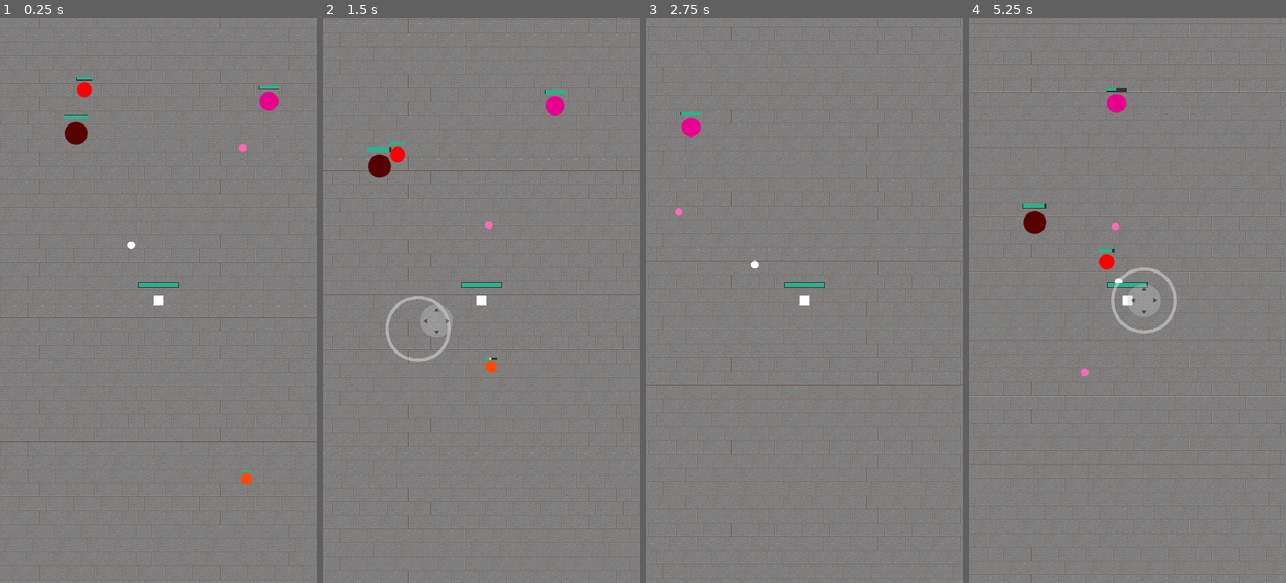
Above: before the commit, frames 1-4 (left to right).
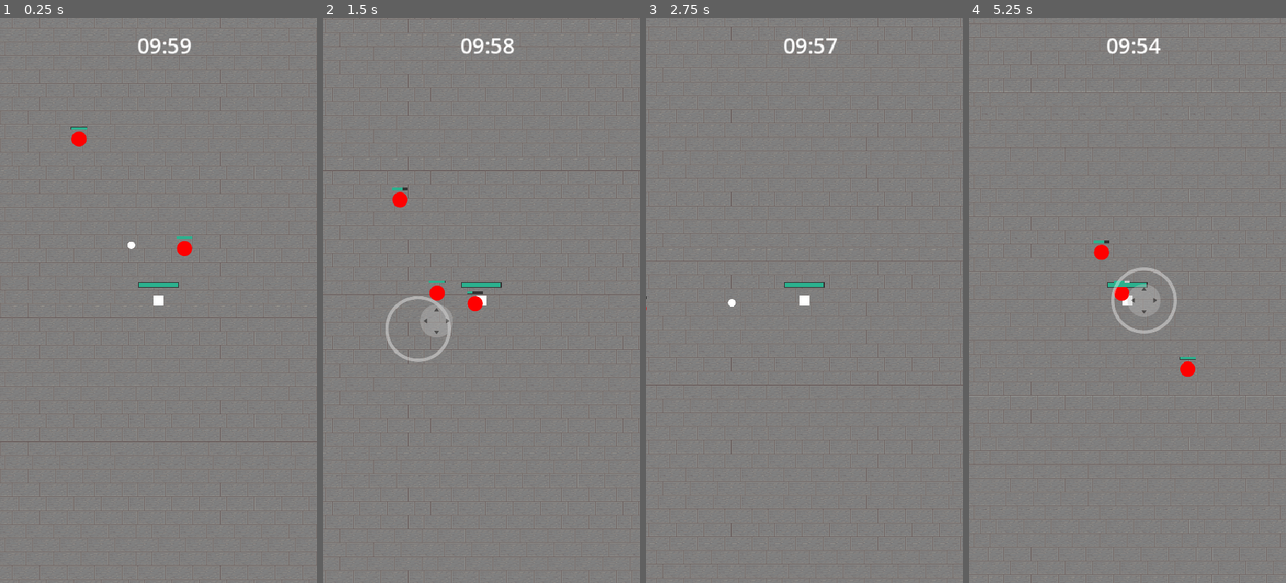
Above: after the commit, the same moments.

Repository: lucaswehmuth/zenrush
Game: Godot game, scene res://scenes/world.tscn
Two runs of this game, one before a commit and one after it. Both use one fixed random seed, a clock stepped at 60 frames per second and the inputs below.
Inputs (mouse positions are in pixels of both pictures, inside the frame that each line leads up to):
- Up to frame 1 (0.25 s): no input
- Up to frame 2 (1.5 s): move the mouse to (551, 272) at 0.52 s; hold D (move_right) 0.53-1.25 s; click (551, 272) at 0.67 s; drag from (418, 328) to (481, 300) at 1.27 s
- Up to frame 3 (2.75 s): move the mouse to (836, 176) at 2.02 s; hold D (move_right) from 2.03 s (still down)
- Up to frame 4 (5.25 s): release D (move_right) at 2.75 s; drag from (1111, 413) to (1010, 125) at 2.77 s; move the mouse to (1222, 385) at 3.52 s; hold A (move_left) 3.53-4.25 s; drag from (1032, 215) to (1140, 300) at 4.27 s; move the mouse to (1143, 300) at 5.02 s; hold S (move_down) from 5.03 s (still down); click (1143, 300) at 5.17 s

The runs differ from the first frame. In frame 1, 1.1% of the frame differs, in the area x 20-88%, y 3-83%; in frame 2, 1.4%, in the area x 14-77%, y 3-63%; in frame 3, 0.5%; in frame 4, 1.3%.

Commit message:
Improved spawn manager logic and added a 10min run timer

Diff:
--- a/scenes/enemies/base_enemy.tscn
+++ b/scenes/enemies/base_enemy.tscn
@@ -16,6 +16,7 @@
 scale = Vector2(0.2, 0.2)
 motion_mode = 1
 script = ExtResource("1_qf3h2")
+max_health = 30.0
 
 [node name="Sprite2D" type="Sprite2D" parent="." unique_id=957711389]
 modulate = Color(1, 0, 0, 1)
--- a/scenes/enemies/ranged_enemy.tscn
+++ b/scenes/enemies/ranged_enemy.tscn
@@ -12,6 +12,7 @@
 projectile_speed = 100.0
 fire_cooldown = 2.0
 projectile_scene = ExtResource("3_d5ppq")
+max_health = 40.0
 
 [node name="Sprite2D" parent="." index="0" unique_id=957711389]
 modulate = Color(0.9098754, 2.117753e-06, 0.55788636, 1)
--- a/scenes/enemies/rusher_enemy.tscn
+++ b/scenes/enemies/rusher_enemy.tscn
@@ -4,7 +4,7 @@
 
 [node name="RusherEnemy" unique_id=1388353835 instance=ExtResource("1_06blf")]
 scale = Vector2(0.15, 0.15)
-max_health = 30.0
+max_health = 20.0
 move_speed = 150.0
 
 [node name="Sprite2D" parent="." index="0" unique_id=957711389]
--- a/scenes/enemies/spawn_manager.gd
+++ b/scenes/enemies/spawn_manager.gd
@@ -1,23 +1,109 @@
 class_name SpawnManager
 extends Node2D
 
+@onready var timer_label: Label = $"../CanvasLayer/TimerLabel"
+
+@export var base_enemy_scene: PackedScene
+@export var rusher_scene: PackedScene
+@export var ranged_scene: PackedScene
 @export var tank_scene: PackedScene
-@export var ranged_scene: PackedScene
 
-var current_enemy: BaseEnemy = null
+const RUN_DURATION: float = 600.0  # 10 minutes
+
+var elapsed_time: float = 0.0
+var difficulty: float = 0.0
+var active_enemies: Array[BaseEnemy] = []
+var spawn_timer: float = 0.0
+var run_active: bool = false
 
 func _ready() -> void:
+	start_run()
+
+func start_run() -> void:
+	elapsed_time = 0.0
+	difficulty = 0.0
+	run_active = true
 	_spawn_enemy()
 
+func _process(delta: float) -> void:
+	if not run_active:
+		return
+
+	elapsed_time += delta
+	difficulty = elapsed_time / RUN_DURATION
+	_update_timer_label()
+
+	if elapsed_time >= RUN_DURATION:
+		_end_run()
+		return
+
+	spawn_timer -= delta
+	if spawn_timer <= 0.0:
+		_spawn_enemy()
+		spawn_timer = _get_spawn_interval()
+
+func _update_timer_label() -> void:
+	var remaining = RUN_DURATION - elapsed_time
+	var minutes = int(remaining / 60.0)
+	var seconds = int(fmod(remaining, 60.0))
+	timer_label.text = "%02d:%02d" % [minutes, seconds]
+
+func _get_spawn_interval() -> float:
+	# starts at 3s, bottoms out at 0.5s at full difficulty
+	return lerp(1.0, 0.5, difficulty)
+
+func _get_max_enemies() -> int:
+	# starts at 3, caps at 20 at full difficulty
+	return int(lerp(3.0, 20.0, difficulty))
+
 func _spawn_enemy() -> void:
-	var scene = [tank_scene, ranged_scene].pick_random()
-	current_enemy = scene.instantiate()
-	current_enemy.global_position = _get_spawn_position()
-	current_enemy.died.connect(_on_enemy_died)
-	add_child(current_enemy)
+	if active_enemies.size() >= _get_max_enemies():
+		return
+
+	var scene = _pick_enemy_scene()
+	var enemy: BaseEnemy = scene.instantiate()
+	enemy.global_position = _get_spawn_position()
+	enemy.died.connect(_on_enemy_died)
+	add_child(enemy)
+	active_enemies.append(enemy)
+
+func _pick_enemy_scene() -> PackedScene:
+	if difficulty < 0.33:
+		# early — mostly base, some rushers, few ranged
+		return _weighted_pick([
+			[base_enemy_scene, 0.60],
+			[rusher_scene,     0.25],
+			[ranged_scene,     0.15],
+			[tank_scene,       0.00],
+		])
+	elif difficulty < 0.66:
+		# mid — same but tanks start appearing
+		return _weighted_pick([
+			[base_enemy_scene, 0.40],
+			[rusher_scene,     0.25],
+			[ranged_scene,     0.25],
+			[tank_scene,       0.10],
+		])
+	else:
+		# late — less base, more ranged, more tanks
+		return _weighted_pick([
+			[base_enemy_scene, 0.15],
+			[rusher_scene,     0.25],
+			[ranged_scene,     0.50],
+			[tank_scene,       0.10],
+		])
+
+func _weighted_pick(entries: Array) -> PackedScene:
+	var roll = randf()
+	var cumulative = 0.0
+	for entry in entries:
+		cumulative += entry[1]
+		if roll < cumulative:
+			return entry[0]
+	return entries[-1][0]
 
 func _on_enemy_died(enemy: BaseEnemy) -> void:
-	_spawn_enemy()
+	active_enemies.erase(enemy)
 
 func _get_spawn_position() -> Vector2:
 	var camera = get_viewport().get_camera_2d()
@@ -28,3 +114,11 @@
 		randf_range(-half_w * 0.8, half_w * 0.8),
 		randf_range(-half_h * 0.8, half_h * 0.8)
 	)
+
+func _end_run() -> void:
+	run_active = false
+	for enemy in active_enemies:
+		if is_instance_valid(enemy):
+			enemy.queue_free()
+	active_enemies.clear()
+	print("Run complete - elapsed: ", elapsed_time)
--- a/scenes/enemies/spawn_manager.tscn
+++ b/scenes/enemies/spawn_manager.tscn
@@ -1,10 +1,14 @@
 [gd_scene format=3 uid="uid://brh4u1738kw7f"]
 
 [ext_resource type="Script" uid="uid://c6uj312q6cajg" path="res://scenes/enemies/spawn_manager.gd" id="1_ax8qu"]
+[ext_resource type="PackedScene" uid="uid://cuh1sjvtpu4y3" path="res://scenes/enemies/base_enemy.tscn" id="2_2o7eo"]
 [ext_resource type="PackedScene" uid="uid://b2r4nrp2akbcj" path="res://scenes/enemies/tank_enemy.tscn" id="2_olvqc"]
+[ext_resource type="PackedScene" uid="uid://dfkftjbbr1py7" path="res://scenes/enemies/rusher_enemy.tscn" id="3_12nki"]
 [ext_resource type="PackedScene" uid="uid://qlhsq328doj7" path="res://scenes/enemies/ranged_enemy.tscn" id="3_s4lw7"]
 
 [node name="SpawnManager" type="Node2D" unique_id=1928806202]
 script = ExtResource("1_ax8qu")
+base_enemy_scene = ExtResource("2_2o7eo")
+rusher_scene = ExtResource("3_12nki")
+ranged_scene = ExtResource("3_s4lw7")
 tank_scene = ExtResource("2_olvqc")
-ranged_scene = ExtResource("3_s4lw7")
--- a/scenes/enemies/tank_enemy.tscn
+++ b/scenes/enemies/tank_enemy.tscn
@@ -6,6 +6,7 @@
 [node name="TankEnemy" unique_id=1388353835 instance=ExtResource("1_4q0m4")]
 scale = Vector2(0.3, 0.3)
 script = ExtResource("2_egecj")
+max_health = 100.0
 
 [node name="Sprite2D" parent="." index="0" unique_id=957711389]
 modulate = Color(0.34101894, 7.069204e-07, 1.2032687e-07, 1)
--- a/scenes/world.tscn
+++ b/scenes/world.tscn
@@ -4,11 +4,23 @@
 [ext_resource type="PackedScene" uid="uid://mdel8ixxul36" path="res://scenes/player.tscn" id="2_rwgxs"]
 [ext_resource type="PackedScene" uid="uid://daxcmrm16wjij" path="res://scenes/touch_controls.tscn" id="3_4wyf3"]
 [ext_resource type="PackedScene" uid="uid://brh4u1738kw7f" path="res://scenes/enemies/spawn_manager.tscn" id="4_k0juu"]
-[ext_resource type="PackedScene" uid="uid://cuh1sjvtpu4y3" path="res://scenes/enemies/base_enemy.tscn" id="5_71j4m"]
-[ext_resource type="PackedScene" uid="uid://qlhsq328doj7" path="res://scenes/enemies/ranged_enemy.tscn" id="6_qfnet"]
-[ext_resource type="PackedScene" uid="uid://dfkftjbbr1py7" path="res://scenes/enemies/rusher_enemy.tscn" id="7_i7141"]
+
+[sub_resource type="LabelSettings" id="LabelSettings_k0juu"]
+font_size = 32
 
 [node name="World" type="Node2D" unique_id=2109249253]
+
+[node name="CanvasLayer" type="CanvasLayer" parent="." unique_id=1839601420]
+
+[node name="TimerLabel" type="Label" parent="CanvasLayer" unique_id=1528753610]
+offset_left = 204.0
+offset_top = 19.0
+offset_right = 294.0
+offset_bottom = 64.0
+size_flags_horizontal = 4
+text = "Timer"
+label_settings = SubResource("LabelSettings_k0juu")
+horizontal_alignment = 1
 
 [node name="Parallax2D" type="Parallax2D" parent="." unique_id=62693406]
 repeat_size = Vector2(315, 250)
@@ -30,12 +42,3 @@
 [node name="TouchControls" parent="Control" unique_id=1929942516 instance=ExtResource("3_4wyf3")]
 
 [node name="SpawnManager" parent="." unique_id=1928806202 instance=ExtResource("4_k0juu")]
-
-[node name="BaseEnemy" parent="." unique_id=1388353835 instance=ExtResource("5_71j4m")]
-position = Vector2(120.99999, 88.99999)
-
-[node name="RangedEnemy" parent="." unique_id=2060392647 instance=ExtResource("6_qfnet")]
-position = Vector2(407, 125)
-
-[node name="RusherEnemy" parent="." unique_id=373184879 instance=ExtResource("7_i7141")]
-position = Vector2(389.99997, 729.99994)
